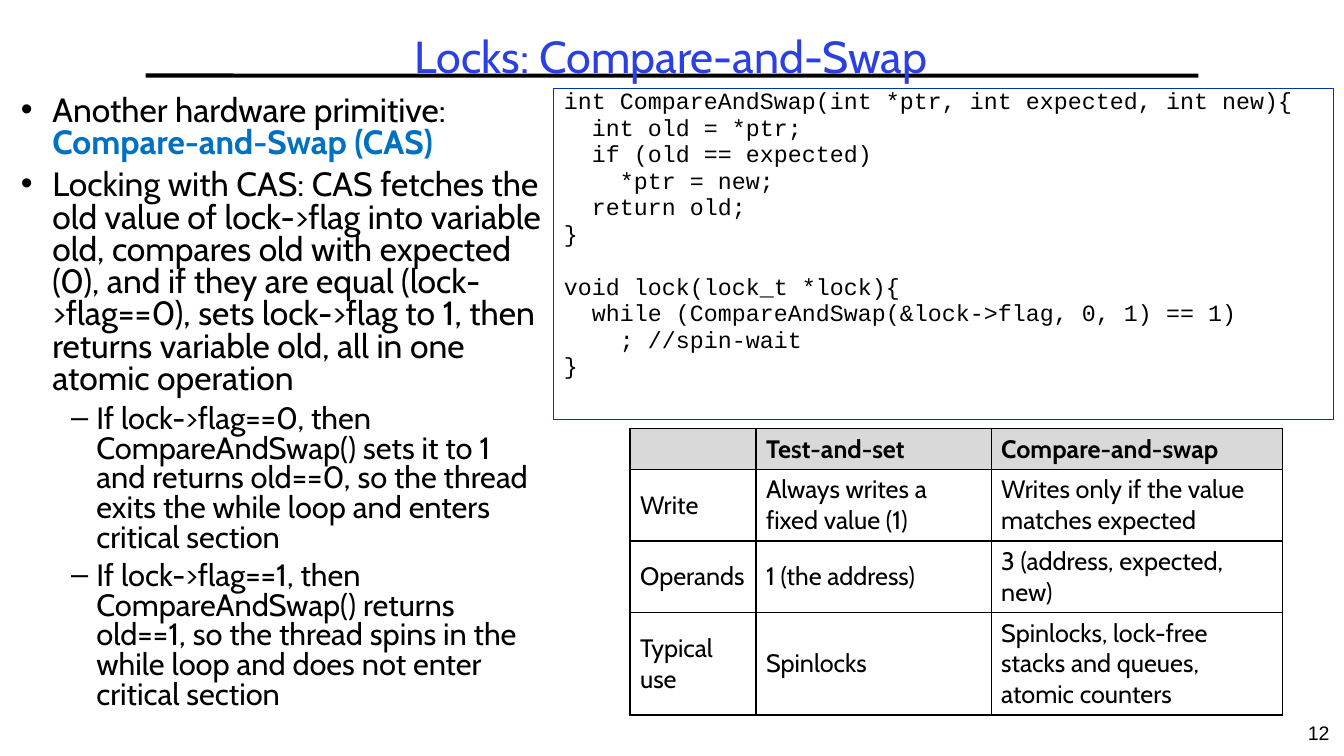
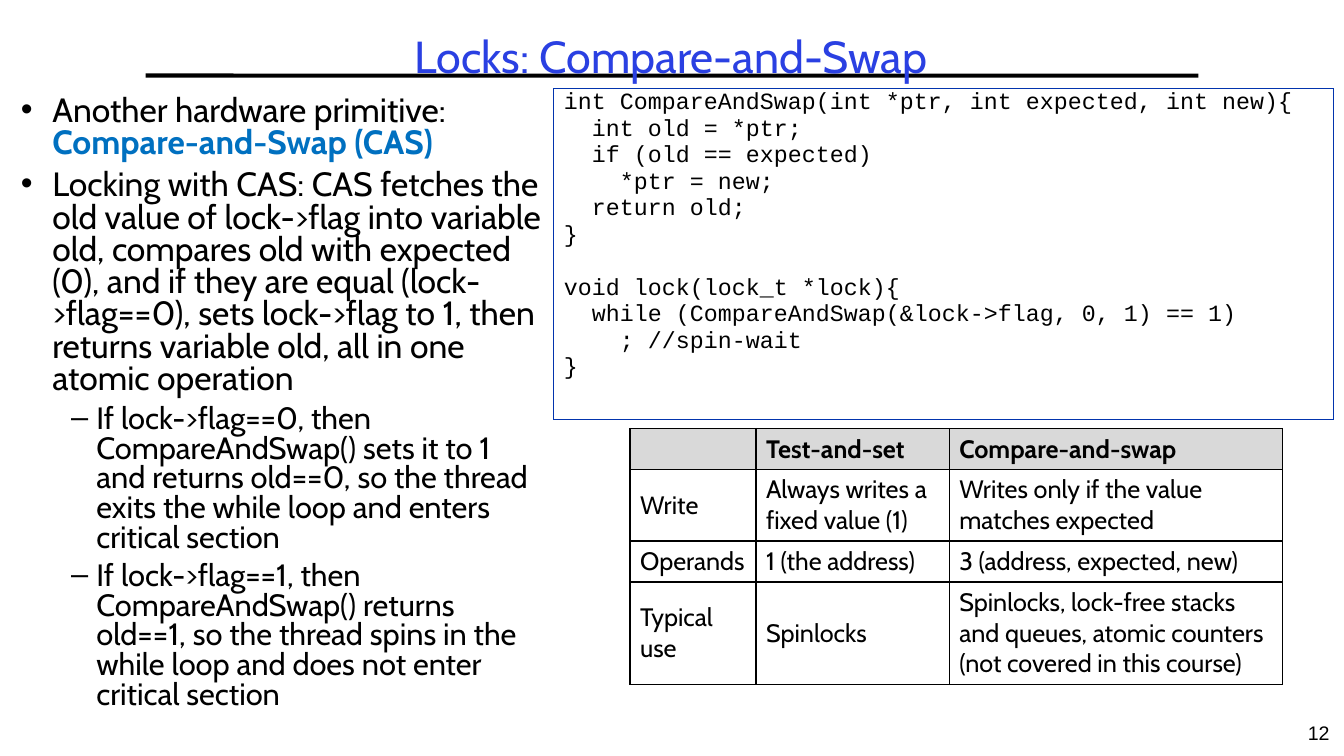
Before and after one commit to guhofstra/CSC112Fa26, a slide deck: slide 12 of PPTs/L3-Synchronization.pptx. Drawn at 1344x756 pixels with LibreOffice and Linux fonts; fonts in the diff are those of the drawing. Boxes give left, top, right and bottom in pixels: in the first picture for what was removed or moved away, otherwise in the second. Text is boxed around its words. In the diff, an @@ line names an element or a change of style, - is before the commit and + after.

```diff
--- a/PPTs/L3-Synchronization.pptx
+++ b/PPTs/L3-Synchronization.pptx
@@ table at bbox=[630, 429, 1284, 681] @@
-row 4, column 3: Spinlocks, lock-free stacks and queues, atomic counters
+row 4, column 3: Spinlocks, lock-free stacks and queues, atomic counters (not covered in this course)
```
Also in this commit, not shown: 1 other file.
